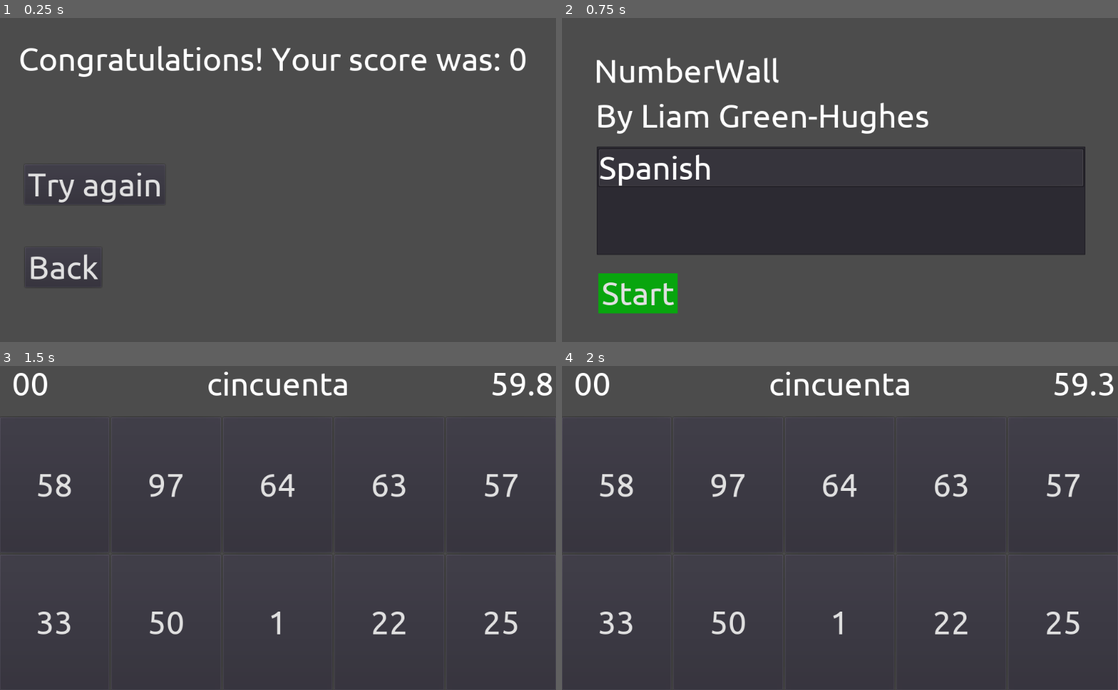
Above: before the commit, frames 1-4 (two rows, left to right).
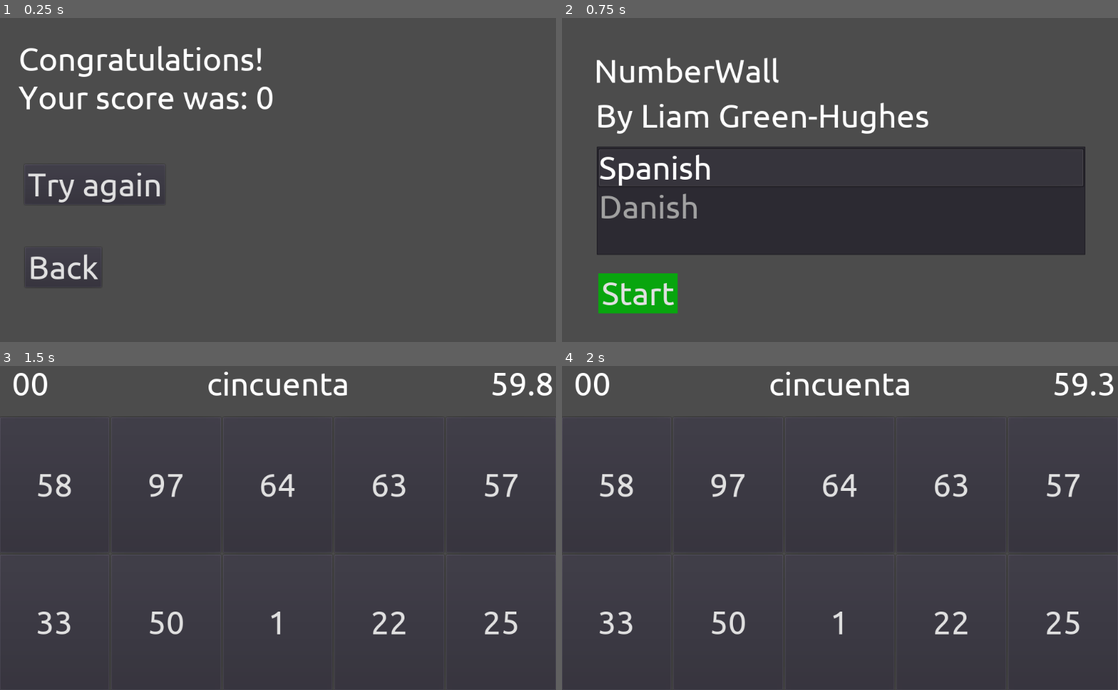
Above: after the commit, the same moments.

Repository: liamgh/NumberWall
Game: Godot game, scene res://GameOver.tscn
Two runs of this game, one before a commit and one after it. Both use one fixed random seed, a clock stepped at 60 frames per second and the inputs below. This scene is started directly instead of the project's main scene.
Inputs:
- Up to frame 1 (0.25 s): no input
- Up to frame 2 (0.75 s): click "Back" at 0.5 s
- Up to frame 3 (1.5 s): click "Start" at 1.25 s
- Up to frame 4 (2 s): no input

The runs differ from the first frame. In frame 1, 2.0% of the frame differs, in the area x 3-95%, y 9-29%; in frame 2, 0.5%; in frame 3, nothing differs; in frame 4, nothing differs.

Commit message:
Added Danish

Diff:
--- a/GameOver.gd
+++ b/GameOver.gd
@@ -5,7 +5,7 @@
 
 # Called when the node enters the scene tree for the first time.
 func _ready():
-	ResultLbl.text = "Congratulations! Your score was: " + str(PlayerVariables.score)
+	ResultLbl.text = "Congratulations!\nYour score was: " + str(PlayerVariables.score)
 
 
 # Called every frame. 'delta' is the elapsed time since the previous frame.
--- a/GameOver.tscn
+++ b/GameOver.tscn
@@ -11,8 +11,8 @@
 [node name="Result" type="Label" parent="."]
 margin_left = 34.0
 margin_top = 43.0
-margin_right = 74.0
-margin_bottom = 111.0
+margin_right = 981.0
+margin_bottom = 222.0
 theme = ExtResource( 2 )
 
 [node name="TryAgainButton" type="Button" parent="."]
--- a/Start.gd
+++ b/Start.gd
@@ -5,16 +5,22 @@
 
 # Called when the node enters the scene tree for the first time.
 func _ready():
-	pickLanguageSelect.add_item("Spanish")
+	addLanguageToMenu("es-es", "Spanish")
+	addLanguageToMenu("dk-dk", "Danish")
 	pickLanguageSelect.select(0)
 	startBtn.disabled = false
-	pickLanguageSelect.set_item_metadata(0, "es-es")
+
 	pass # Replace with function body.
 
 
 # Called every frame. 'delta' is the elapsed time since the previous frame.
 #func _process(delta):
 #	pass
+
+func addLanguageToMenu(code, name):
+	var i = pickLanguageSelect.get_item_count()
+	pickLanguageSelect.add_item(name)
+	pickLanguageSelect.set_item_metadata(i, code)
 
 
 func _on_StartBtn_pressed():
Not shown, added: Words/dk-dk.txt
